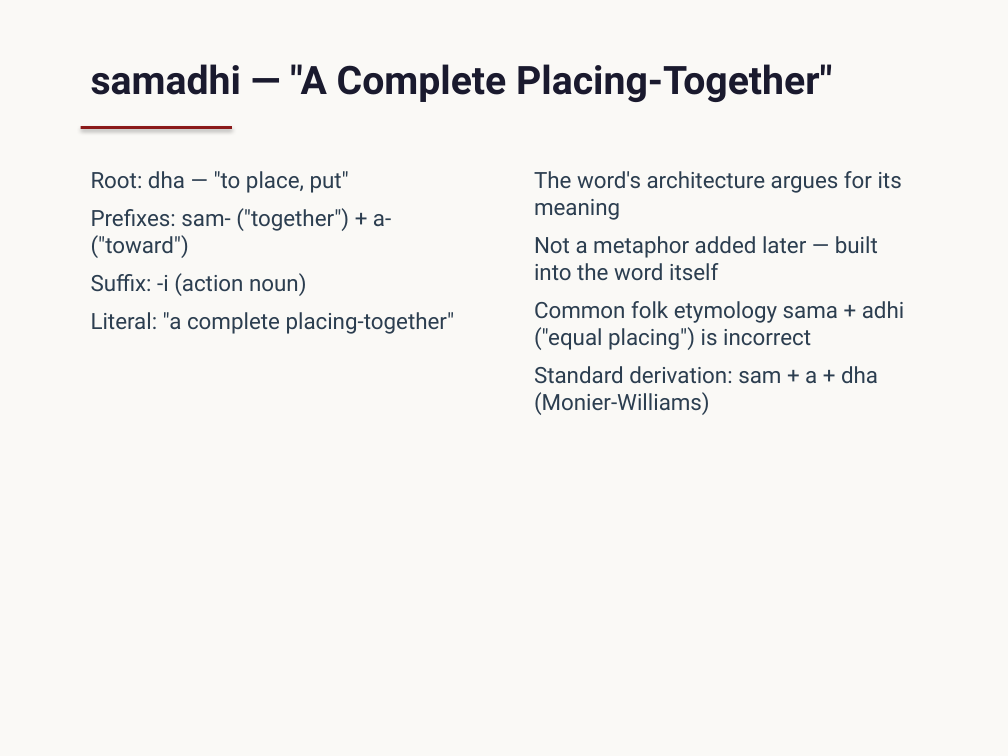
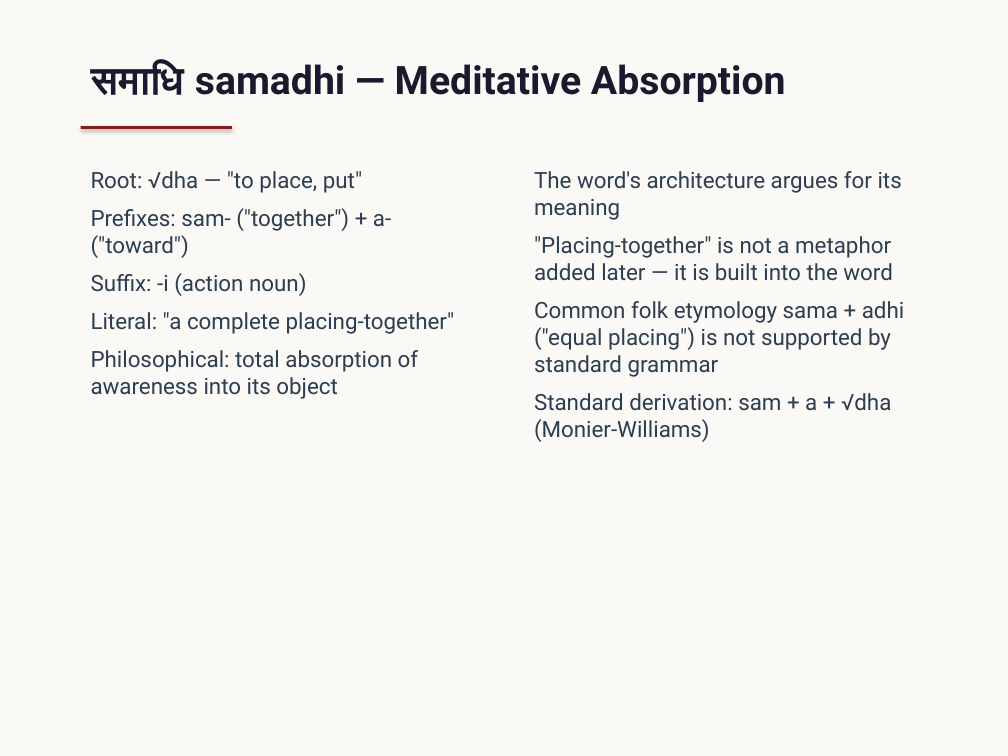
Before and after one commit to jbajaj6/sanskrit_etymology, a slide deck: slide 5 of docs/final_presentation.pptx. Drawn at 1008x756 pixels with LibreOffice and Linux fonts; fonts in the diff are those of the drawing. Boxes give left, top, right and bottom in pixels: in the first picture for what was removed or moved away, otherwise in the second. Text is boxed around its words. In the diff, an @@ line names an element or a change of style, - is before the commit and + after.

```diff
--- a/docs/final_presentation.pptx
+++ b/docs/final_presentation.pptx
@@ text at [91, 63, 786, 102]: text changed @@
-samadhi — "A Complete Placing-Together"
+समाधि samadhi — Meditative Absorption
@@ text at [91, 171, 362, 193]: text changed @@
-Root: dha — "to place, put"
+Root: √dha — "to place, put"
@@ text at [534, 236, 904, 442]: text changed @@
-Not a metaphor added later — built into the word itself
-Common folk etymology sama + adhi ("equal placing") is incorrect
-Standard derivation: sam + a + dha (Monier-Williams)
+"Placing-together" is not a metaphor added later — it is built into the word
+Common folk etymology sama + adhi ("equal placing") is not supported by standard grammar
+Standard derivation: sam + a + √dha (Monier-Williams)
@@ text at [91, 350, 419, 399]: paragraph added @@
+Philosophical: total absorption of awareness into its object
```
Also in this commit, not shown: 7 other slides changed, 1 other file.
